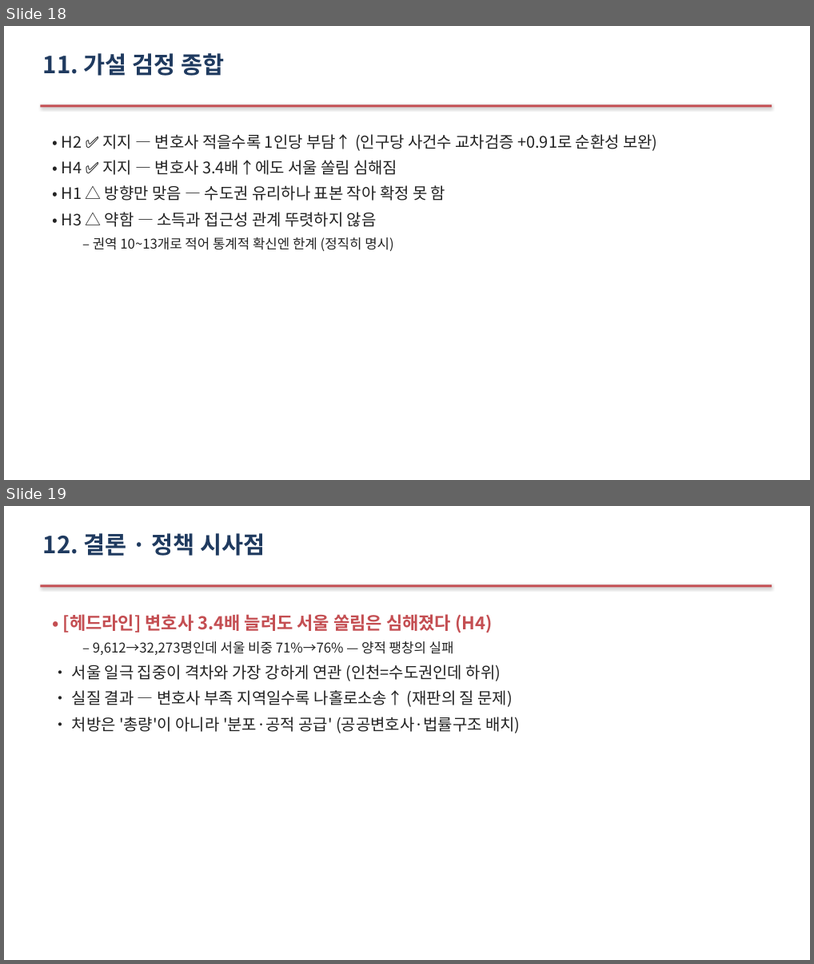
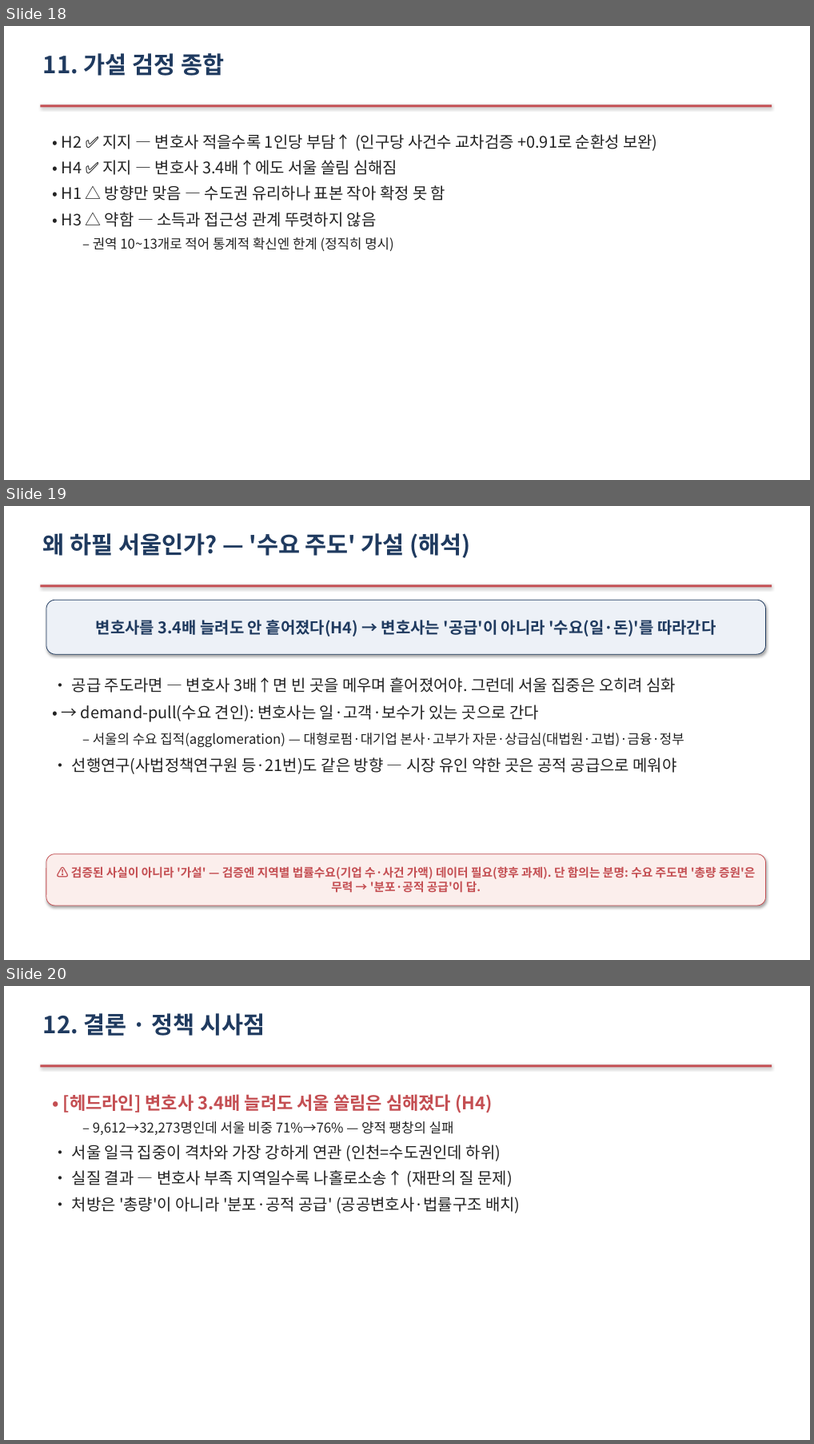
Before and after one commit to Allenkeem/llai-project, a slide deck: reports/발표자료.pptx. Shown one above the other, each under a label of ours: slides 18 and 19 before the commit, slides 18, 19 and 20 after it. The pictures are 814x964 and 814x1444 pixels, drawn with LibreOffice and Linux fonts; fonts in the diff are those of the drawing. Boxes give left, top, right and bottom in pixels: in the first picture for what was removed or moved away, otherwise in the second. Text is boxed around its words. In the diff, an @@ line names an element or a change of style, - is before the commit and + after.

```diff
--- a/reports/발표자료.pptx
+++ b/reports/발표자료.pptx
@@ slide 19 added at [4, 506, 810, 960], background #FFFFFF @@
@@ text added at [43, 533, 471, 558], 28 pt, text #1F3A5F, bold @@
+왜 하필 서울인가? — '수요 주도' 가설 (해석)
@@ rectangle added at [40, 584, 772, 587], fill #C44E52 @@
@@ rounded rectangle added at [46, 600, 766, 654], fill #EDF1F7, outline #1F3A5F 0.75 pt, 19 pt, text #1F3A5F, bold @@
+변호사를 3.4배 늘려도 안 흩어졌다(H4) → 변호사는 '공급'이 아니라 '수요(일·돈)'를 따라간다
@@ text added at [72, 677, 685, 774], 19 pt, text #222222 @@
+• 공급 주도라면 — 변호사 3배↑면 빈 곳을 메우며 흩어졌어야. 그런데 서울 집중은 오히려 심화
+• → demand-pull(수요 견인): 변호사는 일·고객·보수가 있는 곳으로 간다
+  – 서울의 수요 집적(agglomeration) — 대형로펌·대기업 본사·고부가 자문·상급심(대법원·고법)·금융·정부
+• 선행연구(사법정책연구원 등·21번)도 같은 방향 — 시장 유인 약한 곳은 공적 공급으로 메워야
@@ rounded rectangle added at [46, 854, 766, 905], fill #FBEEEC, outline #C44E52 0.75 pt, 14 pt, text #C44E52, bold @@
+⚠️ 검증된 사실이 아니라 '가설' — 검증엔 지역별 법률수요(기업 수·사건 가액) 데이터 필요(향후 과제). 단 함의는 분명: 수요 주도면 '총량 증원'은 무력 → '분포·공적 공급'이 답.
@@ what was slide 19 is now slide 20 @@
```
Also in this commit, not shown: 1 other file.
